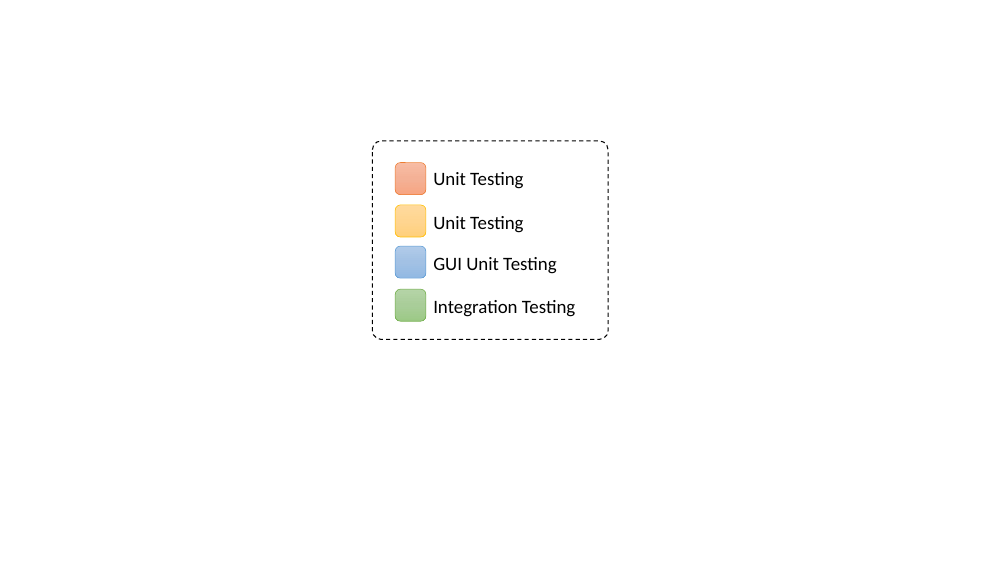
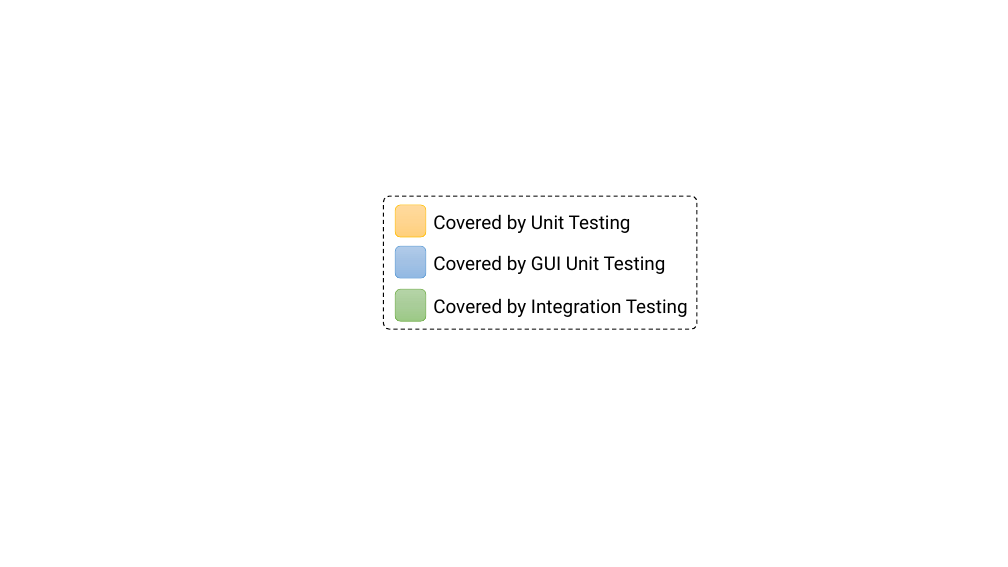
Before and after one commit to liepnguyen/Planru, a slide deck: slide 16 of Documents/Lessons Learned From Agile Quality Assurance In Scrum.pptx. Drawn at 1008x567 pixels with LibreOffice and Linux fonts; fonts in the diff are those of the drawing. Boxes give left, top, right and bottom in pixels: in the first picture for what was removed or moved away, otherwise in the second. Text is boxed around its words. In the diff, an @@ line names an element or a change of style, - is before the commit and + after.

```diff
--- a/Documents/Lessons Learned From Agile Quality Assurance In Scrum.pptx
+++ b/Documents/Lessons Learned From Agile Quality Assurance In Scrum.pptx
@@ rounded rectangle removed at box(395, 163, 426, 194) @@
@@ text removed at box(433, 172, 523, 189) @@
-Unit Testing
@@ rounded rectangle: place and size @@
-rounded rectangle at box(373, 141, 609, 339)
+rounded rectangle at box(383, 196, 697, 329)
@@ text at box(433, 214, 631, 233): text changed; font Calibri to Roboto @@
-Unit Testing
+Covered by Unit Testing
@@ text at box(433, 255, 666, 274): text changed; font Calibri to Roboto @@
-GUI Unit Testing
+Covered by GUI Unit Testing
@@ text at box(433, 298, 688, 317): text changed; font Calibri to Roboto @@
-Integration Testing
+Covered by Integration Testing
```
Also in this commit, not shown: 15 other slides changed.
